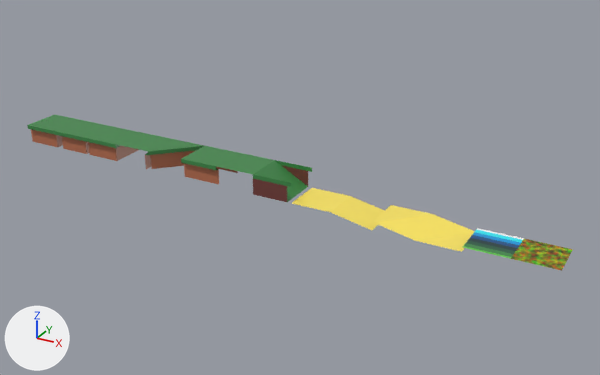
The Blender file Resources/Blender Models/Tiles.blend as it was, and as the next commit left it.
Camera for both pictures: a 50 mm lens placed at (18.7, -31.6, 14.7), pointed at (1.2, 0.3, -1.3). Lighting does not change. The marker at lower left points along +X, +Y and +Z.

Before the edit, the objects in view are built like this:
```python
me_plane = bpy.data.meshes.new('Plane')
me_plane.from_pydata(...)  # 4 vertices, 1 face; spans x -1.0..1.0, y -1.0..1.0, z 0.0
me_plane.materials.append(mat_material_rg)  # picture img_texture_rg_png
me_sand_edge = bpy.data.meshes.new('Sand_Edge')
me_sand_edge.from_pydata(...)  # 4 vertices, 1 face; spans x -1.0..1.0, y -1.0..1.0, z -0.4..0.0
me_sand_edge.materials.append(mat_material)  # picture img_endesga_32_1x_png
me_water = bpy.data.meshes.new('Water')
me_water.from_pydata(...)  # 4 vertices, 1 face; spans x -1.0..1.0, y -1.0..1.0, z -0.2
me_water.materials.append(mat_material)  # picture img_endesga_32_1x_png
ob_sand_edge = bpy.data.objects.new('Sand_Edge', me_sand_edge)
ob_sand_edge.location = (5.0, -1.0, -1.0)
ob_water = bpy.data.objects.new('Water', me_water)
ob_water.location = (11.0, -1.0, -1.0)
ob_water2 = bpy.data.objects.new('Water2', me_plane)
ob_water2.location = (13.0, -1.0, -1.2)
# also in view: 'Sand' at (3.0, -1.0, -1.0); 'Hill_Ramp' at (1.0, -1.0, -0.5); 'Hill_1_Edge' at (-7.0, -1.0, -0.5); 'Hill_Flat' at (-1.0, -1.0, 0.0); 'Sand_Diagonal' at (7.0, -1.0, -1.2)
```
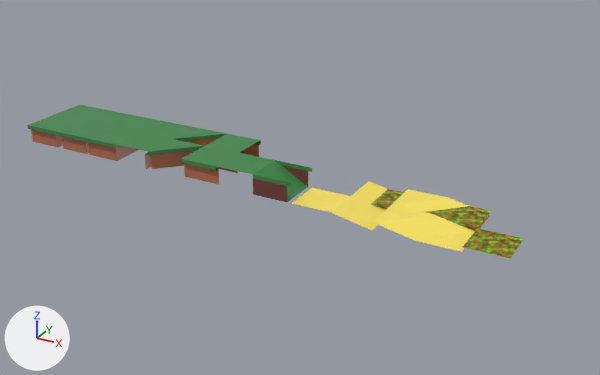
Where the newer file only moved an object's origin or applied its transform, the numbers keep the older frame.

Patch to the scene script:
```diff
--- a/Resources/Blender Models/Tiles.blend.py
+++ b/Resources/Blender Models/Tiles.blend.py
@@ me_water @@
 me_water.from_pydata(...)  # 4 vertices, 1 face; spans x -1.0..1.0, y -1.0..1.0, z -0.2
-me_water.materials.append(mat_material)  # picture img_endesga_32_1x_png
+# me_water part 1: texture (UV) coordinates of 1 of 1 face, centred in x 0.0, y 0.0, z -0.2, changed; they spanned u -2.5..4.5, v 0.39..0.61 and now span u 0.0..1.0, v 0.0..1.0
+me_water.materials.append(mat_material_rg)  # picture img_texture_rg_png
@@ ob_water2 @@
-ob_water2 = bpy.data.objects.new('Water2', me_plane)
@@ ob_sand_diagonal_2_water @@
+ob_sand_diagonal_2_water = bpy.data.objects.new('Sand_Diagonal_2_Water', me_sand_diagonal_2_001)  # 8 vertices, 3 faces; spans x -1.0..1.0, y -1.0..1.0, z -1.4..-1.0; in mat_material (picture img_endesga_32_1x_png), mat_material_rg (picture img_texture_rg_png)
+ob_sand_diagonal_2_water.location = (9.0, 1.0, 0.0)
@@ ob_sand_edge_water @@
+ob_sand_edge_water = bpy.data.objects.new('Sand_Edge_Water', me_sand_edge_001)  # 8 vertices, 2 faces; spans x -1.0..1.0, y -1.0..1.0, z -1.4..-1.0; in mat_material (picture img_endesga_32_1x_png), mat_material_rg (picture img_texture_rg_png)
+ob_sand_edge_water.location = (5.0, 1.0, 0.0)
@@ ob_sand_diagonal_water @@
+ob_sand_diagonal_water = bpy.data.objects.new('Sand_Diagonal_Water', me_sand_diagonal_001)  # 8 vertices, 3 faces; spans x -1.0..1.0, y -1.0..1.0, z -1.4..-1.0; in mat_material (picture img_endesga_32_1x_png), mat_material_rg (picture img_texture_rg_png)
+ob_sand_diagonal_water.location = (7.0, 1.0, 0.0)
@@ ob_hill_opposite_edges_sand @@
+ob_hill_opposite_edges_sand = bpy.data.objects.new('Hill_Opposite_Edges_Sand', me_hill_opposite_edges_001)  # 40 vertices, 19 faces; spans x -1.0..1.0, y -1.0..1.0, z -1.0..0.0; in mat_material (picture img_endesga_32_1x_png)
+ob_hill_opposite_edges_sand.location = (-3.0, 1.0, 0.0)
@@ ob_hill_4_edges_sand @@
+ob_hill_4_edges_sand = bpy.data.objects.new('Hill_4_Edges_Sand', me_hill_4_edges_001)  # 83 vertices, 70 faces; spans x -1.0..1.0, y -1.0..1.0, z -1.0..0.0; in mat_material (picture img_endesga_32_1x_png)
+ob_hill_4_edges_sand.location = (-11.0, 1.0, 0.0)
@@ ob_hill_3_edges_sand @@
+ob_hill_3_edges_sand = bpy.data.objects.new('Hill_3_Edges_Sand', me_hill_3_edges_001)  # 61 vertices, 37 faces; spans x -1.0..1.0, y -1.0..1.0, z -1.0..0.0; in mat_material (picture img_endesga_32_1x_png)
+ob_hill_3_edges_sand.location = (-13.0, 1.0, 0.0)
@@ ob_hill_corner_sand @@
+ob_hill_corner_sand = bpy.data.objects.new('Hill_Corner_Sand', me_hill_corner_001)  # 39 vertices, 19 faces; spans x -1.0..1.0, y -1.0..1.0, z -1.0..0.0; in mat_material (picture img_endesga_32_1x_png)
+ob_hill_corner_sand.location = (-9.0, 1.0, 0.0)
@@ ob_hill_1_edge_sand @@
+ob_hill_1_edge_sand = bpy.data.objects.new('Hill_1_Edge_Sand', me_hill_1_edge_001)  # 24 vertices, 10 faces; spans x -1.0..1.0, y -1.0..1.0, z -1.0..0.0; in mat_material (picture img_endesga_32_1x_png)
+ob_hill_1_edge_sand.location = (-7.0, 1.0, 0.0)
@@ ob_hill_diagonal_sand @@
+ob_hill_diagonal_sand = bpy.data.objects.new('Hill_Diagonal_Sand', me_hill_diagonal_001)  # 15 vertices, 6 faces; spans x -1.0..1.0, y -1.0..1.0, z -1.0..0.0; in mat_material (picture img_endesga_32_1x_png)
+ob_hill_diagonal_sand.location = (-5.0, 1.0, 0.0)
```

Location of each change, [x1, y1, x2, y2] in pixels of the pictures (600 x 375 px):
'Water2', deleted: before [511, 239, 573, 271]
'Water', recoloured, surface changed: [463, 228, 524, 259] in both
'Sand_Diagonal_2_Water', added: after [436, 198, 491, 231]
'Sand_Diagonal_Water', added (yellow): after [391, 189, 448, 215]
'Sand_Edge_Water', added (yellow): after [351, 181, 404, 210]
'Hill_Opposite_Edges_Sand', added (green): after [206, 134, 261, 172]
'Hill_Diagonal_Sand', added (green): after [173, 127, 227, 146]
'Hill_1_Edge_Sand', added (green): after [142, 121, 195, 152]
'Hill_Corner_Sand', added (green): after [113, 115, 164, 132]
'Hill_4_Edges_Sand', added (green): after [84, 110, 135, 126]
'Hill_3_Edges_Sand', added (green): after [55, 105, 106, 120]
